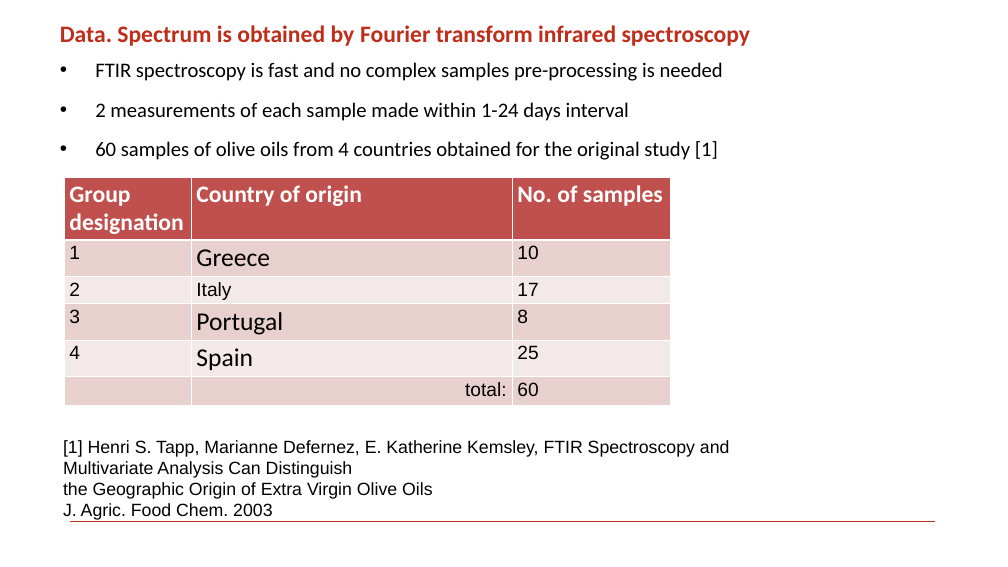
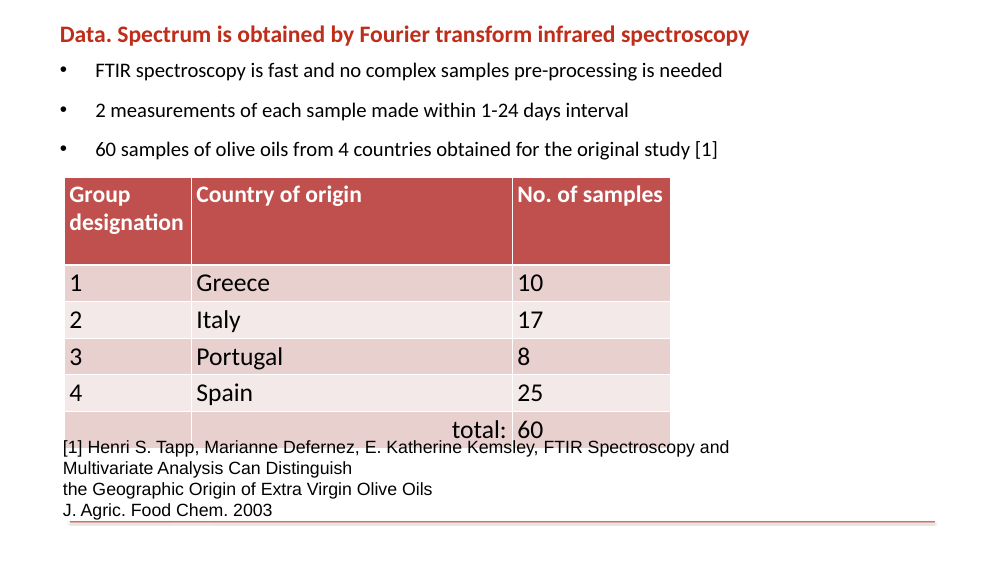
Before and after one commit to meszlili96/PatternRecognition, a slide deck: slide 2 of Presentation/presentation.pptx. Drawn at 1008x567 pixels with LibreOffice and Linux fonts; fonts in the diff are those of the drawing; background and template pictures are left out. Boxes give left, top, right and bottom in pixels: in the first picture for what was removed or moved away, otherwise in the second. Text is boxed around its words. In the diff, an @@ line names an element or a change of style, - is before the commit and + after.

```diff
--- a/Presentation/presentation.pptx
+++ b/Presentation/presentation.pptx
@@ table at <box>64,177,670,448</box> @@
@@ fill #E8D0D0 to #E8D0CF in 9 cells @@
@@ size 26 to 34.7 pt, font Arial to Calibri in "1", "10", "2", "Italy" and 7 more places @@
@@ borders changed @@
```
Also in this commit, not shown: 2 other slides changed, 2 slides added, 4 other files.
